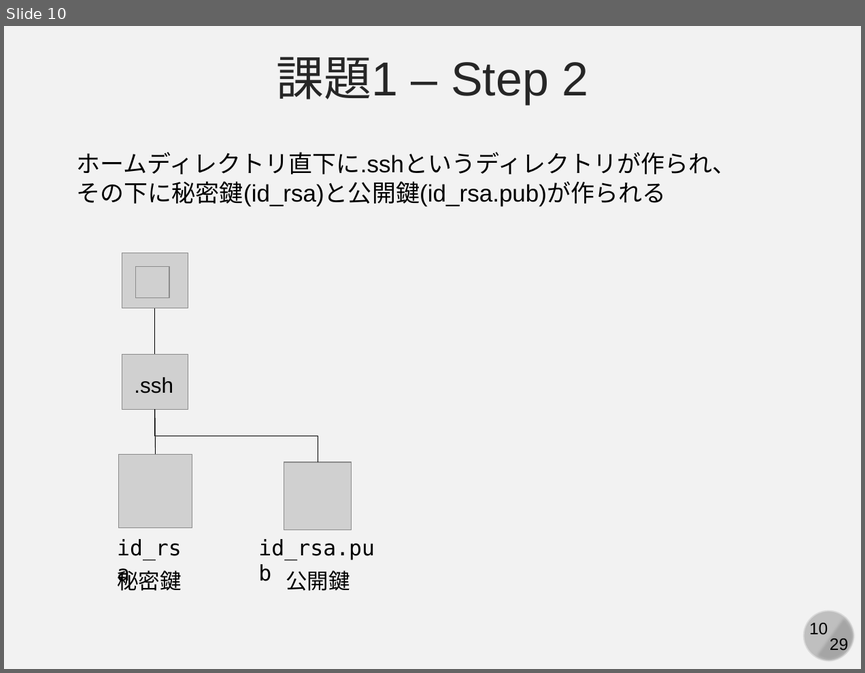
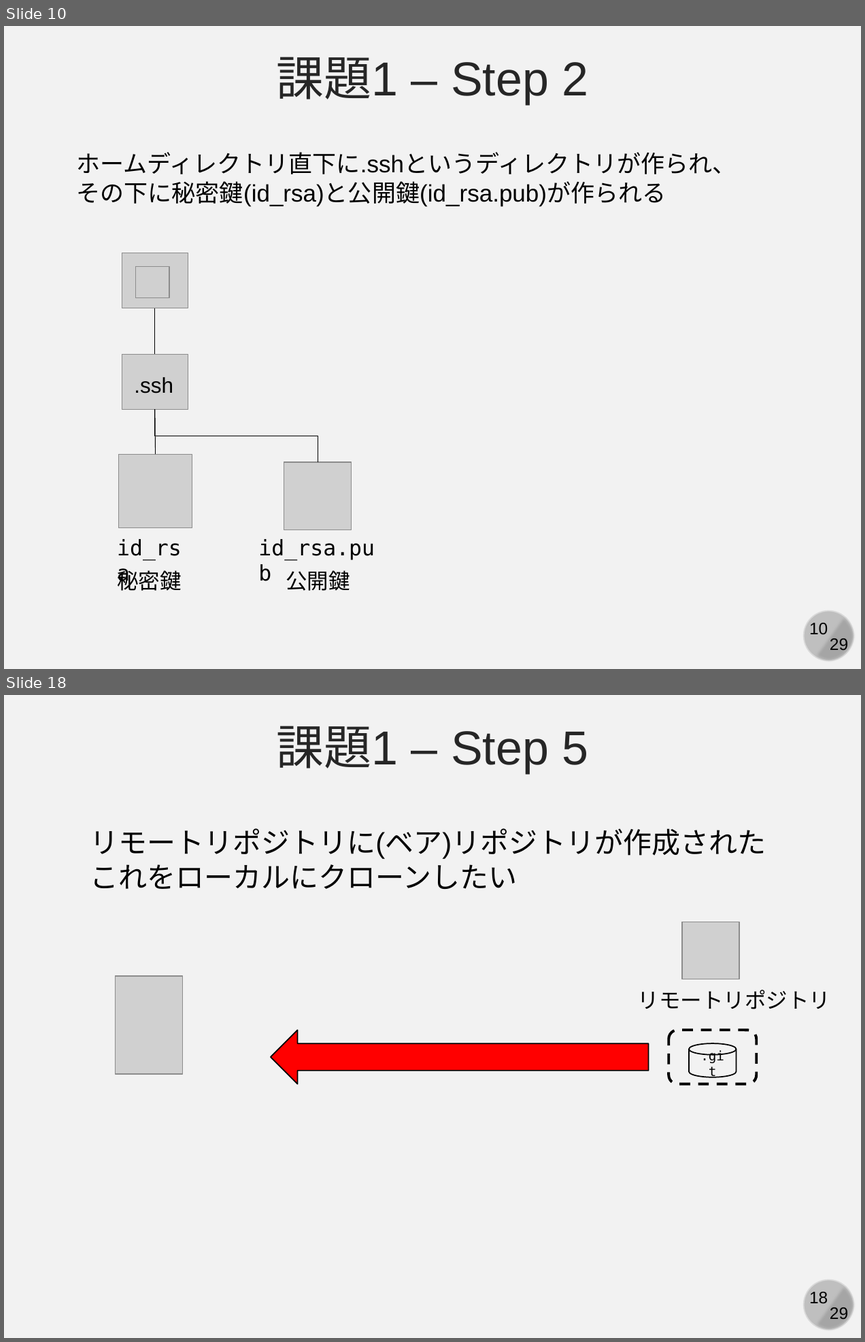
Before and after one commit to kaityo256/github, a slide deck: practice_github/fig/github_ex03.pptx. Shown one above the other, each under a label of ours: slide 10 before the commit, slides 10 and 18 after it; the slides between them are not shown. The pictures are 865x673 and 865x1342 pixels, drawn with LibreOffice and Linux fonts; fonts in the diff are those of the drawing; grey boxes stand for pictures. Boxes give left, top, right and bottom in pixels: in the first picture for what was removed or moved away, otherwise in the second. Text is boxed around its words. In the diff, an @@ line names an element or a change of style, - is before the commit and + after.

```diff
--- a/practice_github/fig/github_ex03.pptx
+++ b/practice_github/fig/github_ex03.pptx
@@ slide 18 added at (4, 695, 861, 1338), background #F2F2F2; not listed: 4 template elements that a slide beside it also shows @@
@@ text added at (277, 726, 588, 773), 40 pt, text #262626 @@
+課題1 – Step 5
@@ text added at (90, 828, 766, 889), 24 pt, text #000000 @@
+リモートリポジトリに(ベア)リポジトリが作成された
+これをローカルにクローンしたい
@@ picture added at (682, 922, 739, 979) @@
@@ picture added at (116, 976, 183, 1074) @@
@@ text added at (638, 989, 831, 1009), 18 pt, text #000000 @@
+リモートリポジトリ
@@ right arrow added at (271, 1030, 649, 1084), fill #FF0000, outline #000000 1 pt @@
@@ rounded rectangle added at (669, 1030, 756, 1084), outline #000000 2.25 pt dashed @@
@@ cylinder added at (689, 1043, 736, 1076), fill #F2F2F2, outline #000000 1 pt, 11 pt, text #000000 @@
+.git
```
Also in this commit, not shown: 7 slides changed, 4 other slides added, 1 other file.
